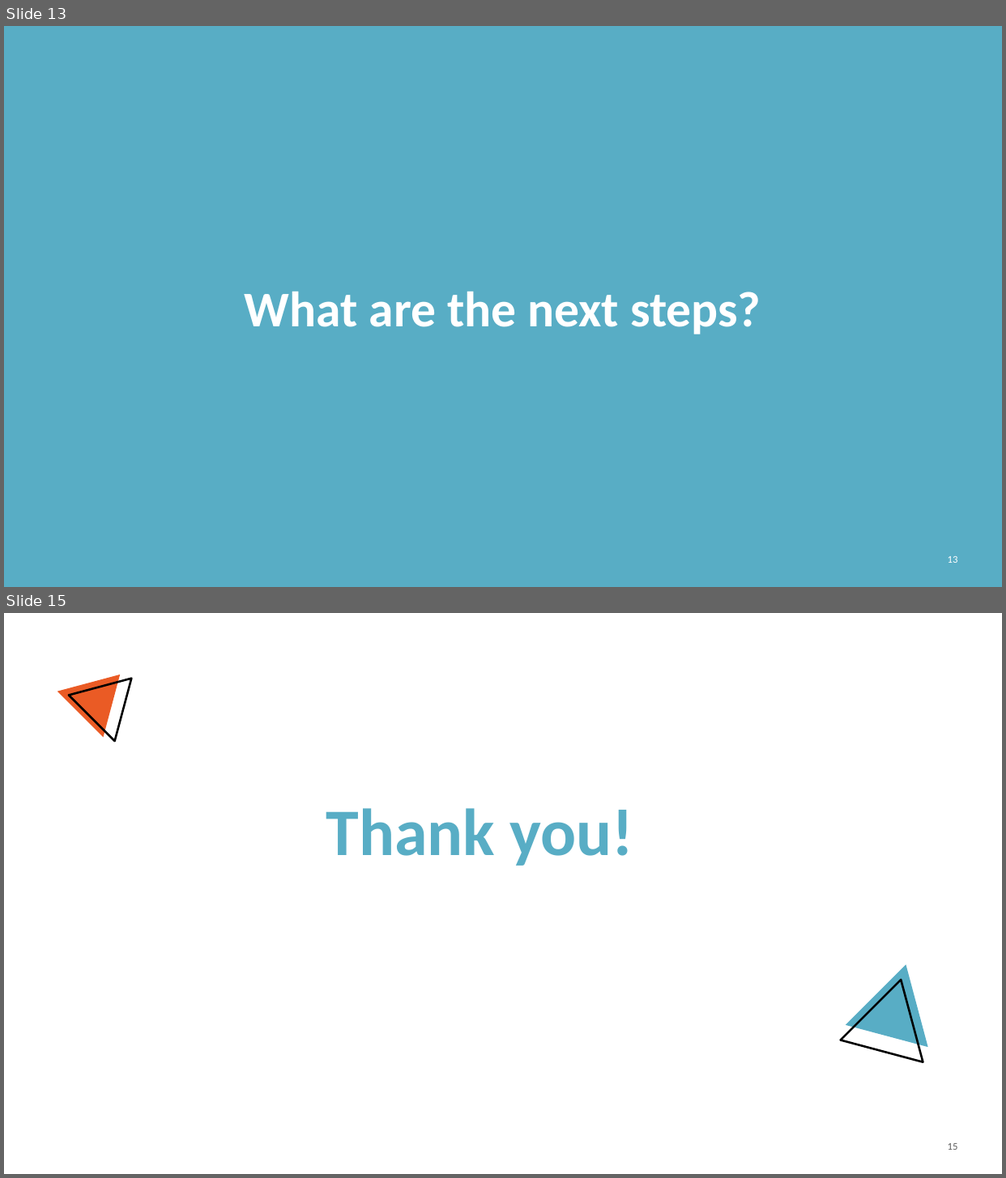
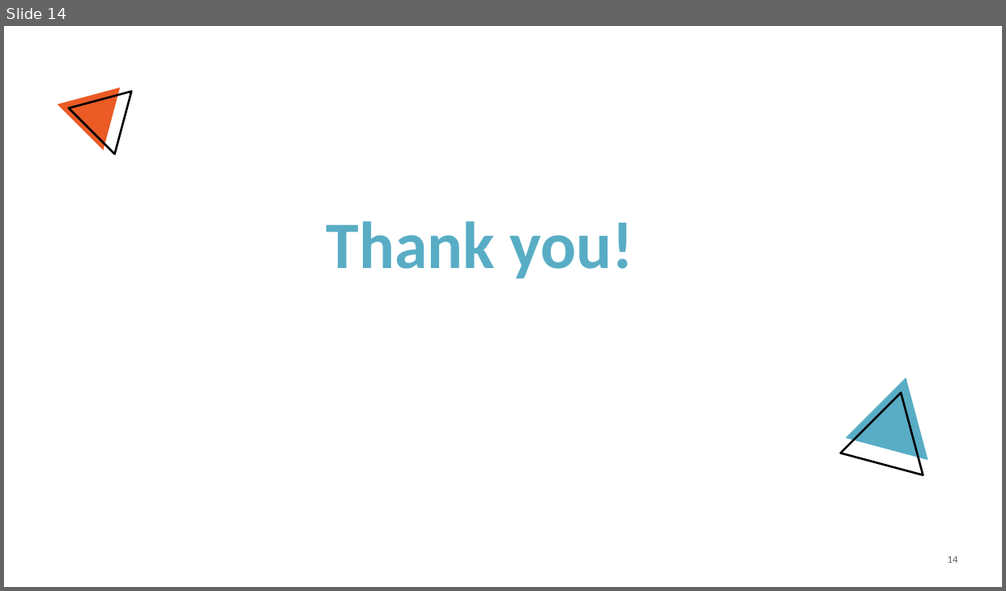
Before and after one commit to gwillcoding/ML_project, a slide deck: Project_presentation.pptx. Shown one above the other, each under a label of ours: slides 13 and 15 before the commit, slide 14 after it; the slides between them are not shown. The pictures are 1006x1178 and 1006x591 pixels, drawn with LibreOffice and Linux fonts; fonts in the diff are those of the drawing; background and template pictures are left out. Boxes give left, top, right and bottom in pixels: in the first picture for what was removed or moved away, otherwise in the second. Text is boxed around its words. In the diff, an @@ line names an element or a change of style, - is before the commit and + after.

```diff
--- a/Project_presentation.pptx
+++ b/Project_presentation.pptx
@@ slide 13 removed at (4,26,1002,587), background #FFFFFF @@
@@ rectangle removed at (4,26,1002,587) @@
@@ title removed at (245,292,761,335) @@
-What are the next steps?
@@ page number removed at (948,557,958,563) @@
-13
@@ what was slide 15 is now slide 14 @@
@@ page number at (948,557,958,563): text changed @@
-15
+14
```
Also in this commit, not shown: 10 slides changed, 3 slides added, 3 other slides removed, 2 other files.
